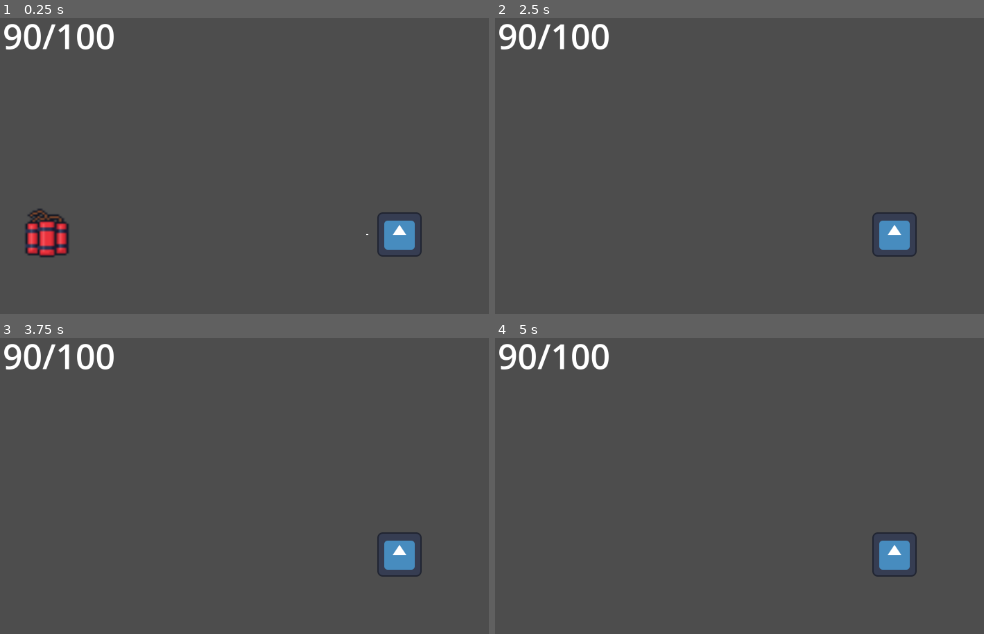
Above: before the commit, frames 1-4 (two rows, left to right).
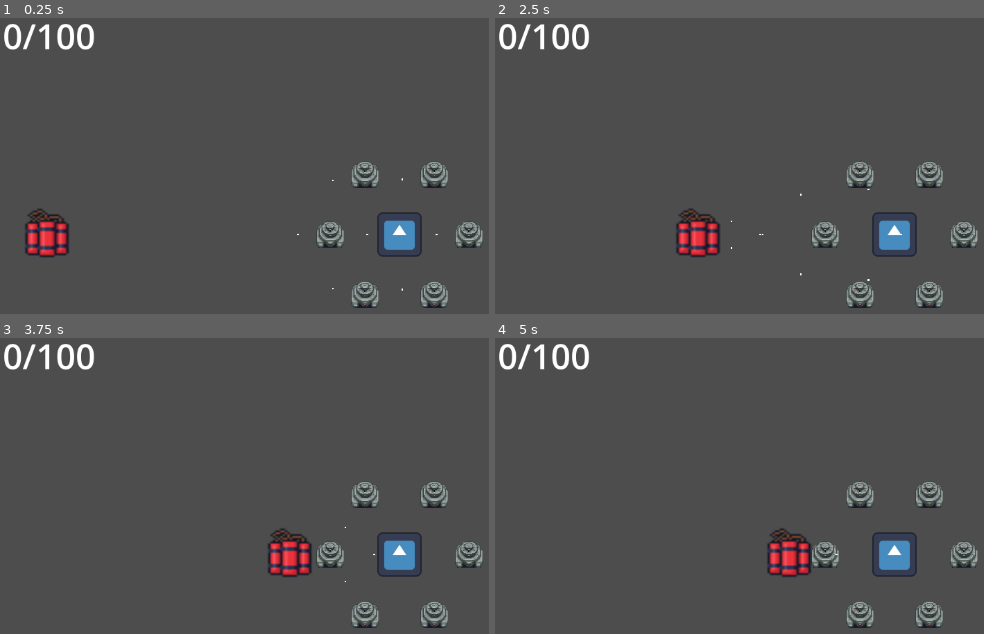
Above: after the commit, the same moments.

Repository: PM-Micael/Project-Tower
Game: Godot game, scene res://Scenes/Game.tscn
Two runs of this game, one before a commit and one after it. Both use one fixed random seed, a clock stepped at 60 frames per second and the inputs below. The engine's default icon, where the game draws it, is replaced by a stand-in: a white triangle on a blue panel in a dark square.
Inputs:
- Up to frame 1 (0.25 s): no input
- Up to frame 2 (2.5 s): no input
- Up to frame 3 (3.75 s): no input
- Up to frame 4 (5 s): tap Enter at 4.25 s

The runs differ from the first frame. In frame 1, 2.7% of the frame differs, in the area x 0-99%, y 2-98%; in frame 2, 3.9%; in frame 3, 3.9%; in frame 4, 3.9%.

Commit message:
Added six turrets around the core in preperation for tier 2 fort

Diff:
--- /dev/null
+++ b/Files/db.json
@@ -0,0 +1,22 @@
+{
+	"users": {
+		"UID_123": {
+			"progress":{
+				"current_round": {
+					"wave": 1,
+					"fort":{
+						"core_stats": {
+							"maximum_health": 100,
+							"current_health": 90,
+							"attack_cooldown": 1.0
+						}
+					}
+				},
+				"core": {
+					"base_health": 100
+				}
+			},
+			"settings":{}
+		}
+	}
+}
--- /dev/null
+++ b/Files/fort_progression.json
@@ -0,0 +1,8 @@
+{
+  "tier_1": {
+	"canon_slot_cords": [
+	  [1, 1], [1, 2], [3, 1]
+	],
+	"wall_count": 6
+  }
+}
--- a/Files/test.json
+++ /dev/null
@@ -1,18 +0,0 @@
-{
-	"users": {
-		"UID_123": {
-			"progress":{
-				"current_round": {
-					"core_stats": {
-						"maximum_health": 100,
-						"current_health": 90
-					}
-				},
-				"core": {
-					"health": 100
-				}
-			},
-			"settings":{}
-		}
-	}
-}
--- a/Scenes/Game.tscn
+++ b/Scenes/Game.tscn
@@ -1,8 +1,9 @@
-[gd_scene load_steps=5 format=3 uid="uid://0iqkb04oacik"]
+[gd_scene load_steps=6 format=3 uid="uid://0iqkb04oacik"]
 
 [ext_resource type="Script" uid="uid://ct5mcwjrs6h4h" path="res://Scripts/Structures/enemy_spawn.gd" id="1_kldst"]
 [ext_resource type="PackedScene" uid="uid://bugp3xft5dakl" path="res://Scenes/Enemies/enemy.tscn" id="2_b2bpf"]
 [ext_resource type="PackedScene" uid="uid://djkssdnxpx331" path="res://Scenes/Structures/core.tscn" id="3_7lihs"]
+[ext_resource type="PackedScene" uid="uid://b0k3abpx5lwt7" path="res://Scenes/Structures/turret.tscn" id="4_b2bpf"]
 [ext_resource type="Script" uid="uid://csctngf5o2avw" path="res://Scripts/UI/health_label.gd" id="4_fgofq"]
 
 [node name="Game" type="Node2D"]
@@ -17,6 +18,30 @@
 [node name="Fort" type="Node2D" parent="DefendTower"]
 
 [node name="Core" parent="DefendTower/Fort" instance=ExtResource("3_7lihs")]
+
+[node name="Turret" parent="DefendTower/Fort" node_paths=PackedStringArray("core_scene") instance=ExtResource("4_b2bpf")]
+position = Vector2(200, 0)
+core_scene = NodePath("../Core")
+
+[node name="Turret2" parent="DefendTower/Fort" node_paths=PackedStringArray("core_scene") instance=ExtResource("4_b2bpf")]
+position = Vector2(100, -173.2)
+core_scene = NodePath("../Core")
+
+[node name="Turret3" parent="DefendTower/Fort" node_paths=PackedStringArray("core_scene") instance=ExtResource("4_b2bpf")]
+position = Vector2(-100, -173.2)
+core_scene = NodePath("../Core")
+
+[node name="Turret4" parent="DefendTower/Fort" node_paths=PackedStringArray("core_scene") instance=ExtResource("4_b2bpf")]
+position = Vector2(-200, 0)
+core_scene = NodePath("../Core")
+
+[node name="Turret5" parent="DefendTower/Fort" node_paths=PackedStringArray("core_scene") instance=ExtResource("4_b2bpf")]
+position = Vector2(-100, 173.2)
+core_scene = NodePath("../Core")
+
+[node name="Turret6" parent="DefendTower/Fort" node_paths=PackedStringArray("core_scene") instance=ExtResource("4_b2bpf")]
+position = Vector2(100, 173.2)
+core_scene = NodePath("../Core")
 
 [node name="Camera2D" type="Camera2D" parent="."]
 zoom = Vector2(0.5, 0.5)
--- a/Scenes/Structures/core.tscn
+++ b/Scenes/Structures/core.tscn
@@ -11,7 +11,6 @@
 script = ExtResource("1_wtb72")
 
 [node name="CollisionShape2D" type="CollisionShape2D" parent="."]
-position = Vector2(-0.5, 0.5)
 shape = SubResource("RectangleShape2D_wtcfe")
 
 [node name="Sprite2D" type="Sprite2D" parent="."]
--- a/Scripts/Structures/core.gd
+++ b/Scripts/Structures/core.gd
@@ -12,7 +12,8 @@
 func _init() -> void:
 	var data = Global.load_json("res://Files/test.json")
 	if data:
-		current_health = data["users"]["UID_123"]["progress"]["current_round"]["core_stats"]["current_health"]
+		current_health = data["users"]["UID_123"]["progress"]["current_round"]["fort"]["core_stats"]["current_health"]
+		maximum_health = data["users"]["UID_123"]["progress"]["current_round"]["fort"]["core_stats"]["maximum_health"]
 		print(str(current_health))
 
 func take_damage(amount: int) -> void:
--- a/Scripts/Units/enemy.gd
+++ b/Scripts/Units/enemy.gd
@@ -1,6 +1,6 @@
 extends CharacterBody2D
 
-@export var maximum_health: int = 2
+@export var maximum_health: int = 30
 @export var current_health: int
 @export var predicted_current_health: int
 @export var speed: float = 200.0
Not shown, changed: pipeline.txt
